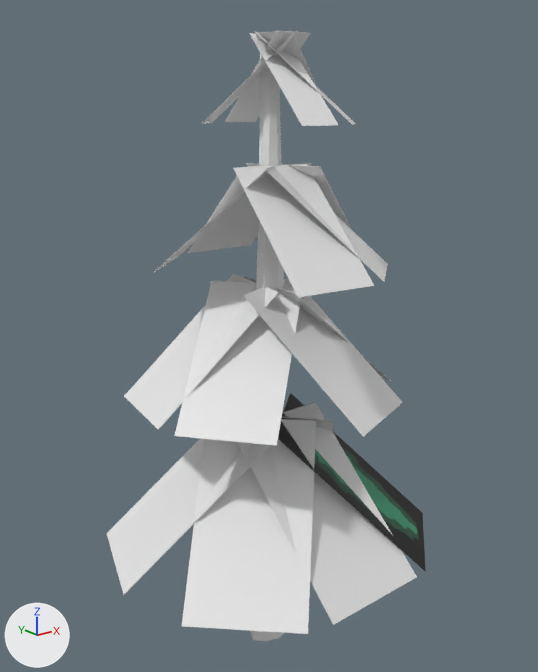
An edit to the Blender file Assets/Models/Tree4.blend, drawn before and after from the same camera.
Camera for both pictures: a 50 mm camera at (-9.62, -12.15, 12.43) aimed at (-0.07, -0.22, 7.66). Every picture has the same lights, and +X, +Y and +Z are marked at lower left.
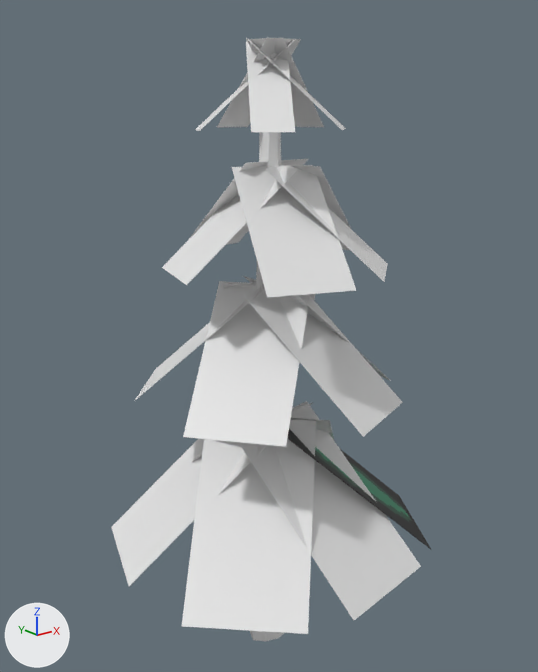
What differs and where, as boxes [x1, y1, x2, y2] in the pictures (538 x 672 px):
'Plane.009', moved: before [174, 281, 301, 446]; after [183, 281, 310, 447]
'Plane', moved, turned: before [238, 402, 417, 625]; after [238, 401, 421, 620]
'Plane.015', moved, turned: before [233, 164, 374, 298]; after [232, 165, 356, 298]
'Plane.002', moved: before [107, 438, 270, 595]; after [111, 439, 267, 586]
'Plane.005', moved, turned: before [278, 393, 426, 571]; after [288, 429, 431, 549]
'Plane.010', moved, turned: before [124, 274, 279, 430]; after [135, 286, 264, 400]
'Plane.020', moved, turned: before [249, 33, 338, 126]; after [246, 41, 295, 132]
'Plane.011', moved, turned: before [153, 166, 274, 273]; after [162, 165, 299, 285]
'Plane.012', moved, turned: before [188, 163, 311, 253]; after [188, 159, 308, 245]
'Plane.017', moved: before [225, 31, 310, 122]; after [217, 37, 301, 127]
'Plane.018', moved: before [255, 31, 321, 122]; after [246, 38, 324, 127]
'Plane.016', moved, turned: before [202, 30, 299, 124]; after [195, 40, 294, 131]
'Plane.019', moved: before [256, 32, 355, 125]; after [246, 38, 346, 130]
'Cylinder', unchanged, covered by the edit: [250, 53, 284, 641] in both

The change, as a diff of the scene's bpy script:
```diff
--- a/Assets/Models/Tree4.blend.py
+++ b/Assets/Models/Tree4.blend.py
@@ ob_plane @@
 ob_plane = bpy.data.objects.new('Plane', me_plane)
-ob_plane.location = (0.0, -1.97, 4.39)
-ob_plane.rotation_euler = (0.729, 0.0, 0.0)  # degrees (42, 0, 0)
+ob_plane.location = (0.13, -1.96, 4.39)
+ob_plane.rotation_euler = (0.729, 0.0, 0.15)  # degrees (42, 0, 8.6)
 ob_plane.scale = (1.2, 2.18, 1.0)
@@ ob_plane_002 @@
 ob_plane_002 = bpy.data.objects.new('Plane.002', me_plane_002)
-ob_plane_002.location = (-1.96, 0.33, 4.39)
+ob_plane_002.location = (-1.74, 0.52, 4.38)
 ob_plane_002.rotation_euler = (0.729, 0.0, -1.9)  # degrees (42, 0, -109)
@@ ob_plane_005 @@
 ob_plane_005 = bpy.data.objects.new('Plane.005', me_plane_005)
-ob_plane_005.location = (1.31, -1.56, 4.39)
-ob_plane_005.rotation_euler = (0.729, 0.0, -5.555)  # degrees (42, 0, -318)
+ob_plane_005.location = (1.46, -1.25, 4.39)
+ob_plane_005.rotation_euler = (0.729, 0.0, -5.255)  # degrees (42, 0, -301)
 ob_plane_005.scale = (1.2, 2.18, 1.0)
@@ ob_plane_009 @@
 ob_plane_009 = bpy.data.objects.new('Plane.009', me_plane_009)
-ob_plane_009.location = (-1.2, -0.76, 7.57)
+ob_plane_009.location = (-1.1, -0.91, 7.57)
 ob_plane_009.rotation_euler = (0.729, 0.0, -0.888)  # degrees (42, 0, -51)
@@ ob_plane_010 @@
 ob_plane_010 = bpy.data.objects.new('Plane.010', me_plane_010)
-ob_plane_010.location = (-1.49, 0.37, 7.57)
-ob_plane_010.rotation_euler = (0.729, 0.0, -1.727)  # degrees (42, 0, -99)
+ob_plane_010.location = (-1.01, 0.88, 7.62)
+ob_plane_010.rotation_euler = (0.729, 0.0, -2.326)  # degrees (42, 0, -133)
 ob_plane_010.scale = (0.998, 1.81, 0.831)
@@ ob_plane_011 @@
 ob_plane_011 = bpy.data.objects.new('Plane.011', me_plane_011)
-ob_plane_011.location = (-0.83, 0.48, 10.2)
-ob_plane_011.rotation_euler = (0.729, 0.0, 3.846)  # degrees (42, 0, 220)
+ob_plane_011.location = (-0.94, 0.03, 10.19)
+ob_plane_011.rotation_euler = (0.729, 0.0, 4.446)  # degrees (42, 0, 255)
 ob_plane_011.scale = (0.853, 1.55, 0.711)
@@ ob_plane_012 @@
 ob_plane_012 = bpy.data.objects.new('Plane.012', me_plane_012)
-ob_plane_012.location = (0.2, 0.9, 10.2)
-ob_plane_012.rotation_euler = (0.729, 0.0, 3.082)  # degrees (42, 0, 177)
+ob_plane_012.location = (0.03, 0.86, 10.29)
+ob_plane_012.rotation_euler = (0.729, 0.0, 3.201)  # degrees (42, 0, 183)
 ob_plane_012.scale = (0.853, 1.55, 0.711)
@@ ob_plane_015 @@
 ob_plane_015 = bpy.data.objects.new('Plane.015', me_plane_015)
-ob_plane_015.location = (-0.28, -1.5, 10.2)
-ob_plane_015.rotation_euler = (0.729, 0.0, -0.13)  # degrees (42, 0, -7.4)
+ob_plane_015.location = (-0.47, -1.4, 10.19)
+ob_plane_015.rotation_euler = (0.729, 0.0, -0.366)  # degrees (42, 0, -21)
 ob_plane_015.scale = (0.853, 1.55, 0.711)
@@ ob_plane_016 @@
 ob_plane_016 = bpy.data.objects.new('Plane.016', me_plane_016)
-ob_plane_016.location = (-0.25, 0.1, 12.87)
-ob_plane_016.rotation_euler = (0.729, 0.0, 3.846)  # degrees (42, 0, 220)
+ob_plane_016.location = (-0.34, 0.25, 12.74)
+ob_plane_016.rotation_euler = (0.729, 0.0, 4.235)  # degrees (42, 0, 243)
 ob_plane_016.scale = (0.403, 1.25, 0.336)
@@ ob_plane_017 @@
 ob_plane_017 = bpy.data.objects.new('Plane.017', me_plane_017)
-ob_plane_017.location = (0.24, 0.3, 12.87)
+ob_plane_017.location = (0.2, 0.52, 12.76)
 ob_plane_017.rotation_euler = (0.729, 0.0, 3.082)  # degrees (42, 0, 177)
@@ ob_plane_018 @@
 ob_plane_018 = bpy.data.objects.new('Plane.018', me_plane_018)
-ob_plane_018.location = (0.75, -0.06, 12.87)
+ob_plane_018.location = (0.71, 0.16, 12.76)
 ob_plane_018.rotation_euler = (0.729, 0.0, 1.946)  # degrees (42, 0, 111)
@@ ob_plane_019 @@
 ob_plane_019 = bpy.data.objects.new('Plane.019', me_plane_019)
-ob_plane_019.location = (0.47, -0.71, 12.87)
+ob_plane_019.location = (0.43, -0.48, 12.76)
 ob_plane_019.rotation_euler = (0.729, 0.0, 0.709)  # degrees (42, 0, 41)
@@ ob_plane_020 @@
 ob_plane_020 = bpy.data.objects.new('Plane.020', me_plane_020)
-ob_plane_020.location = (0.01, -0.84, 12.87)
-ob_plane_020.rotation_euler = (0.729, 0.0, -0.13)  # degrees (42, 0, -7.4)
+ob_plane_020.location = (-0.28, -0.49, 12.75)
+ob_plane_020.rotation_euler = (0.729, 0.0, -0.603)  # degrees (42, 0, -35)
 ob_plane_020.scale = (0.403, 1.25, 0.336)
```
